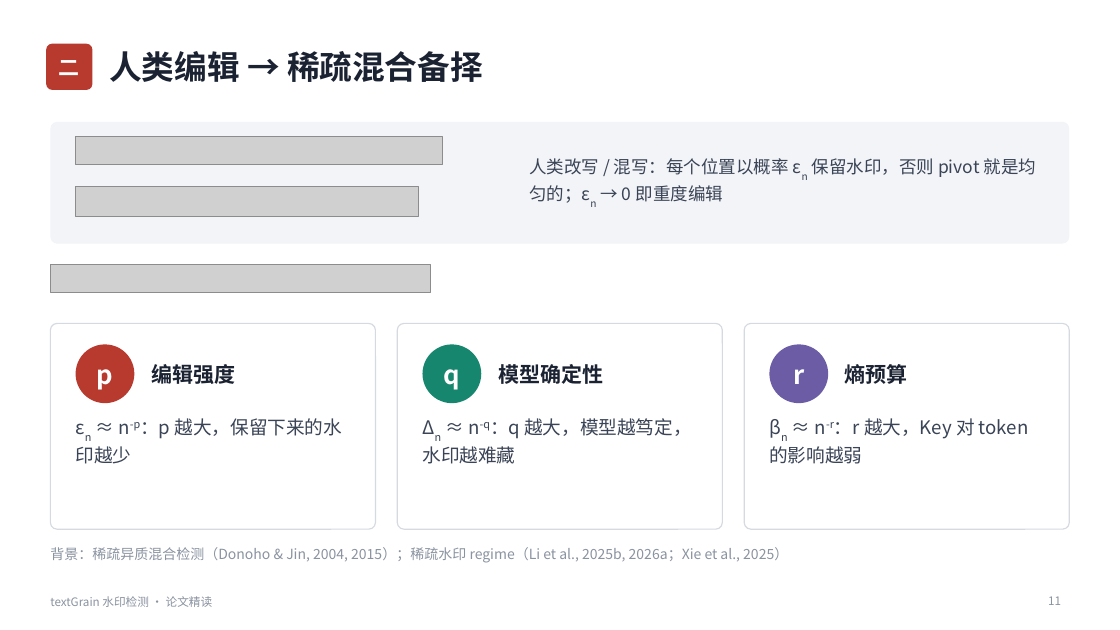
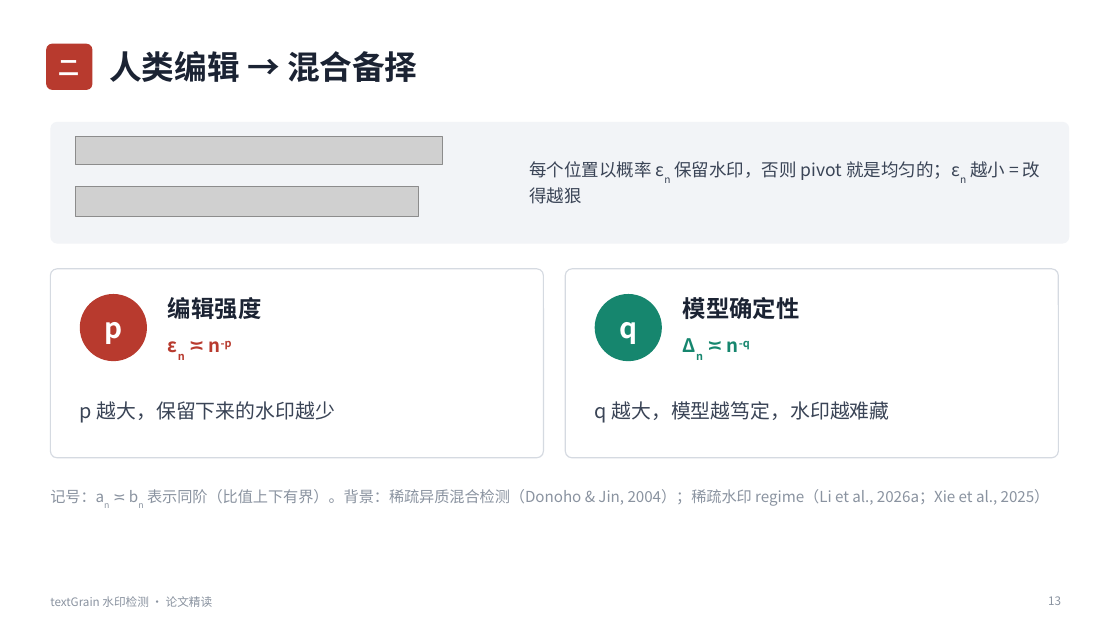
Before and after one commit to huyhoang345txt-arch/ppt, a slide deck: slide 13 of textGrain水印检测_论文精读.pptx (slide 11 before the commit). Drawn at 1120x630 pixels with LibreOffice and Linux fonts; fonts in the diff are those of the drawing; grey boxes stand for pictures. Boxes give left, top, right and bottom in pixels: in the first picture for what was removed or moved away, otherwise in the second. Text is boxed around its words. In the diff, an @@ line names an element or a change of style, - is before the commit and + after.

```diff
--- a/textGrain水印检测_论文精读.pptx
+++ b/textGrain水印检测_论文精读.pptx
@@ title at [109,51,418,82]: text changed @@
-人类编辑 → 稀疏混合备择
+人类编辑 → 混合备择
@@ text at [529,161,1040,204]: text changed @@
-人类改写 / 混写：每个位置以概率 εn 保留水印，否则 pivot 就是均匀的；εn → 0 即重度编辑
+每个位置以概率 εn 保留水印，否则 pivot 就是均匀的；εn 越小 = 改得越狠
@@ rounded rectangle at [50,269,544,458]: proportions changed @@
@@ rounded rectangle: place and size @@
-rounded rectangle at [50,323,376,529]
+rounded rectangle at [50,269,544,458]
@@ picture removed at [50,265,431,292] @@
@@ rounded rectangle: place and size @@
-rounded rectangle at [397,323,723,529]
+rounded rectangle at [565,269,1059,458]
@@ rounded rectangle at [565,269,1059,458]: proportions changed @@
@@ ellipse "p" at [80,294,147,361]: size 22 to 24 pt @@
@@ ellipse "p": place and size @@
-ellipse "p" at [76,344,134,403]
+ellipse "p" at [80,294,147,361]
@@ text "编辑强度" at [168,297,261,319]: size 18 to 20 pt; vertical alignment middle to top @@
@@ text "编辑强度": place and size @@
-text "编辑强度" at [151,361,235,387]
+text "编辑强度" at [168,297,261,319]
@@ ellipse "q": place and size @@
-ellipse "q" at [423,344,481,403]
+ellipse "q" at [595,294,662,361]
@@ ellipse "q" at [595,294,662,361]: size 22 to 24 pt @@
@@ text "模型确定性": place and size @@
-text "模型确定性" at [498,364,603,384]
+text "模型确定性" at [683,297,800,319]
@@ text "模型确定性" at [683,297,800,319]: size 18 to 20 pt; vertical alignment middle to top @@
@@ rounded rectangle removed at [744,323,1070,529] @@
@@ text added at [209,341,232,352], 16 pt, text #B83A2E, bold @@
+εn ≍ n-p
@@ text added at [727,341,750,352], 16 pt, text #16866E, bold @@
+Δn ≍ n-q
@@ ellipse removed at [770,344,828,403] @@
-r
@@ text removed at [845,361,908,387] @@
-熵预算
@@ text at [80,401,336,423]: text changed; size 16 to 17 pt @@
-εn ≈ n-p：p 越大，保留下来的水印越少
+p 越大，保留下来的水印越少
@@ text at [595,401,889,423]: text changed; size 16 to 17 pt @@
-Δn ≈ n-q：q 越大，模型越笃定，水印越难藏
+q 越大，模型越笃定，水印越难藏
@@ text removed at [769,418,1029,464] @@
-βn ≈ n-r：r 越大，Key 对 token 的影响越弱
@@ text at [50,489,1050,506]: text changed; size 12 to 13 pt @@
-背景：稀疏异质混合检测（Donoho & Jin, 2004, 2015）；稀疏水印 regime（Li et al., 2025b, 2026a；Xie et al., 2025）
+记号：an ≍ bn 表示同阶（比值上下有界）。背景：稀疏异质混合检测（Donoho & Jin, 2004）；稀疏水印 regime（Li et al., 2026a；Xie et al., 2025）
@@ page number at [1048,596,1061,605]: text changed @@
-11
+13
```
Also in this commit, not shown: 20 other slides changed, 8 slides added, 7 slides removed.
